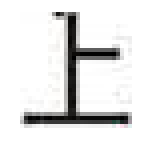
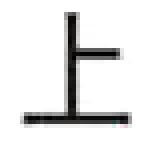
Before/after of a 152×144 layered artwork. What changed in the layer stack:
painted on "Pasted Layer" over [20, 12, 132, 112]
